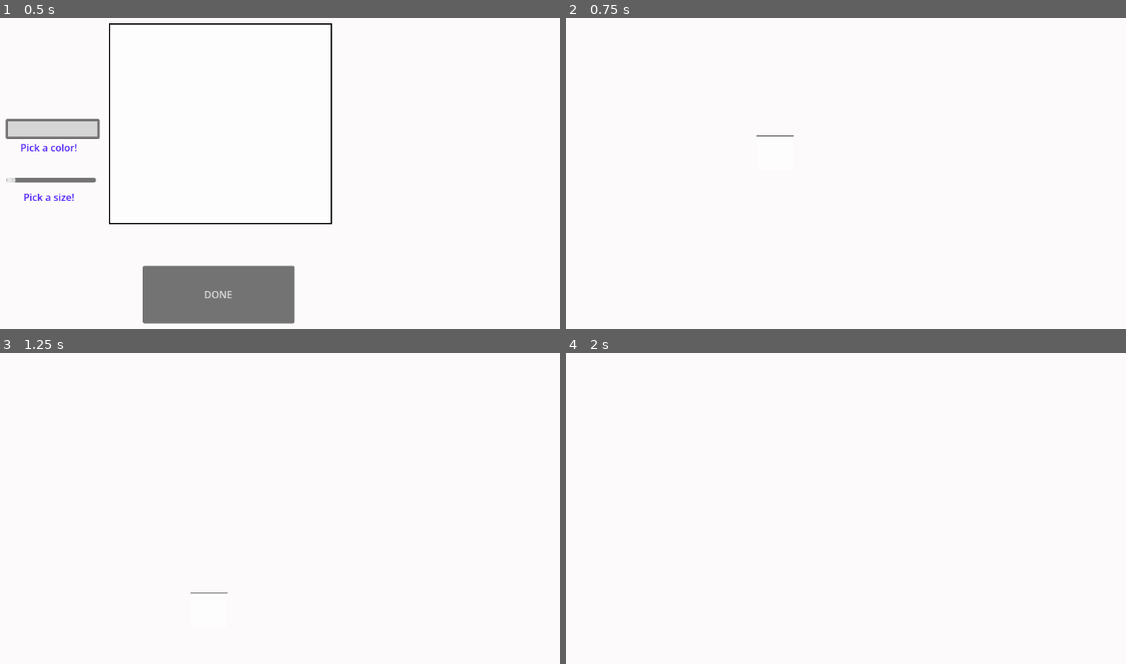
Above: before the commit, frames 1-4 (two rows, left to right).
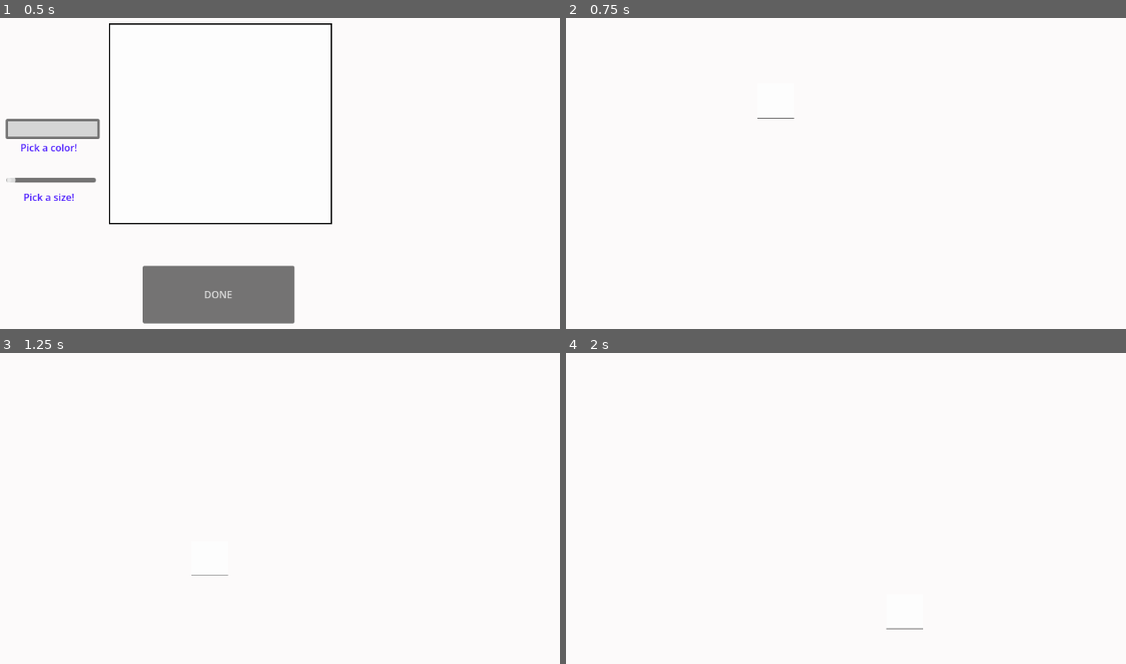
Above: after the commit, the same moments.

Repository: gracen-greenburg/Research_Milestone_Godot
Game: Godot game, scene res://scenes/Drawing_Screen.tscn
Same seed, same stepped clock (60 frames per second), same inputs: the game is played once before the commit and once after it.
Inputs (mouse positions are in pixels of both pictures, inside the frame that each line leads up to):
- Up to frame 1 (0.5 s): no input
- Up to frame 2 (0.75 s): click "DONE" at 0.5 s
- Up to frame 3 (1.25 s): no input
- Up to frame 4 (2 s): tap Enter (ui_accept) at 1.25, 1.52 s; move the mouse to (930, 464) at 1.27 s; hold Right (ui_right) from 1.28 s (still down); click (930, 464) at 1.42 s

Frame 1 is identical in both runs. In frame 2, less than 0.1% of the frame differs, in the area x 34-41%, y 32-39%; in frame 3, less than 0.1%, in the area x 34-41%, y 71-78%; in frame 4, less than 0.1%.

Commit message:
Adding collision for player and floor

Diff:
--- a/scenes/Game.tscn
+++ b/scenes/Game.tscn
@@ -3,6 +3,9 @@
 [ext_resource type="PackedScene" uid="uid://ddhkbla1u3ip" path="res://scenes/Player.tscn" id="1_ibkli"]
 
 [sub_resource type="TileSet" id="TileSet_ibkli"]
+
+[sub_resource type="WorldBoundaryShape2D" id="WorldBoundaryShape2D_ibkli"]
+distance = -17.0
 
 [node name="Game" type="Node2D" unique_id=160140118]
 
@@ -11,7 +14,14 @@
 format = 2
 
 [node name="Player" parent="." unique_id=793988895 instance=ExtResource("1_ibkli")]
-position = Vector2(-2, 584)
+position = Vector2(37, 91)
+
+[node name="StaticBody2D" type="StaticBody2D" parent="." unique_id=1533903056]
+position = Vector2(582, 321)
+
+[node name="CollisionShape2D" type="CollisionShape2D" parent="StaticBody2D" unique_id=824967597]
+position = Vector2(-430, 306)
+shape = SubResource("WorldBoundaryShape2D_ibkli")
 
 [node name="Camera2D" type="Camera2D" parent="." unique_id=914197449]
-position = Vector2(24, 621)
+position = Vector2(579, 323)
--- a/scenes/player.tscn
+++ b/scenes/player.tscn
@@ -6,25 +6,16 @@
 [sub_resource type="RectangleShape2D" id="RectangleShape2D_p0vlq"]
 size = Vector2(59.5, 56)
 
-[sub_resource type="WorldBoundaryShape2D" id="WorldBoundaryShape2D_v6fml"]
-
 [node name="Player" type="CharacterBody2D" unique_id=793988895]
 collision_mask = 3
 script = ExtResource("1_v6fml")
 
 [node name="Sprite2D" type="Sprite2D" parent="." unique_id=953969347]
-position = Vector2(31.250002, 32.5)
+position = Vector2(547.99994, 142)
 scale = Vector2(0.16666667, 0.17378049)
 script = ExtResource("3_3li8b")
 
 [node name="CollisionShape2D" type="CollisionShape2D" parent="." unique_id=32863847]
-position = Vector2(31.5, 32.5)
+position = Vector2(548.25, 142)
+scale = Vector2(0.99999994, 1)
 shape = SubResource("RectangleShape2D_p0vlq")
-
-[node name="StaticBody2D" type="StaticBody2D" parent="." unique_id=1118037589]
-position = Vector2(43, 140)
-collision_layer = 3
-
-[node name="CollisionShape2D" type="CollisionShape2D" parent="StaticBody2D" unique_id=1673188608]
-position = Vector2(-11, 30)
-shape = SubResource("WorldBoundaryShape2D_v6fml")
--- a/scripts/sprite_2d.gd
+++ b/scripts/sprite_2d.gd
@@ -14,7 +14,7 @@
 	var image = Image.load_from_file("user://output/img.png")
 
 	if image == null:
-		print("GIRL WHERE IS IT! --> missing the drawing")
+		print("GIRL WHERE IS IT! --> missing the new drawing")
 		return
 
 	var update_texture = ImageTexture.create_from_image(image)
